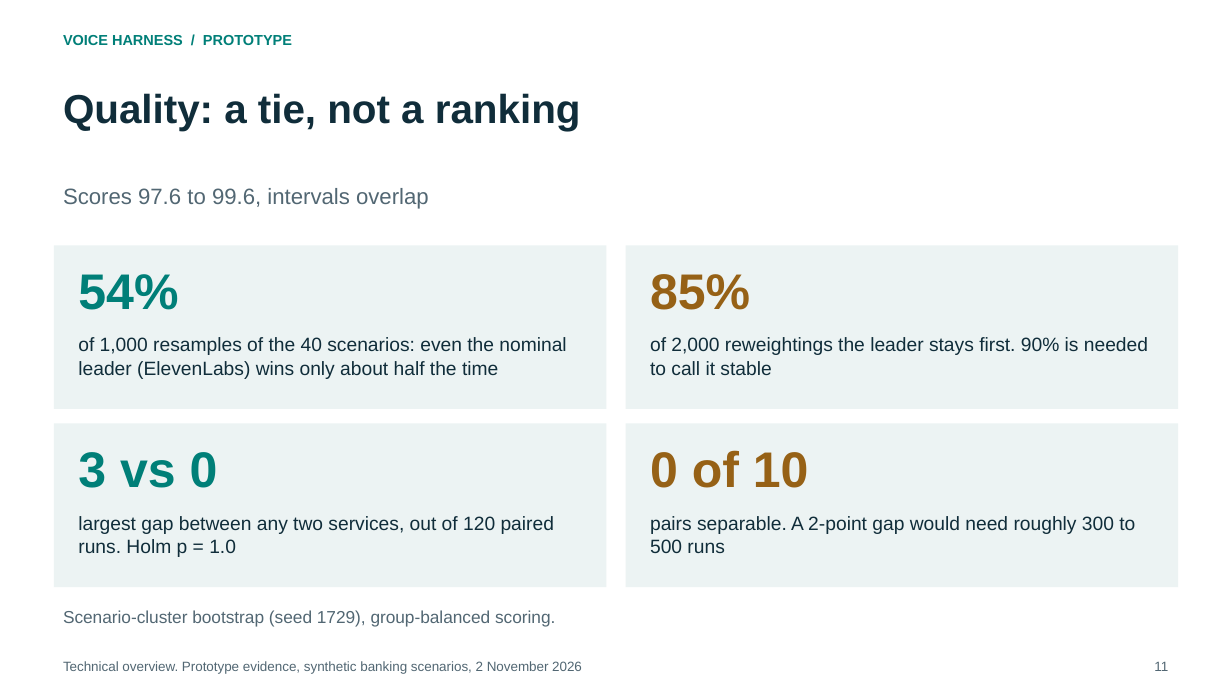
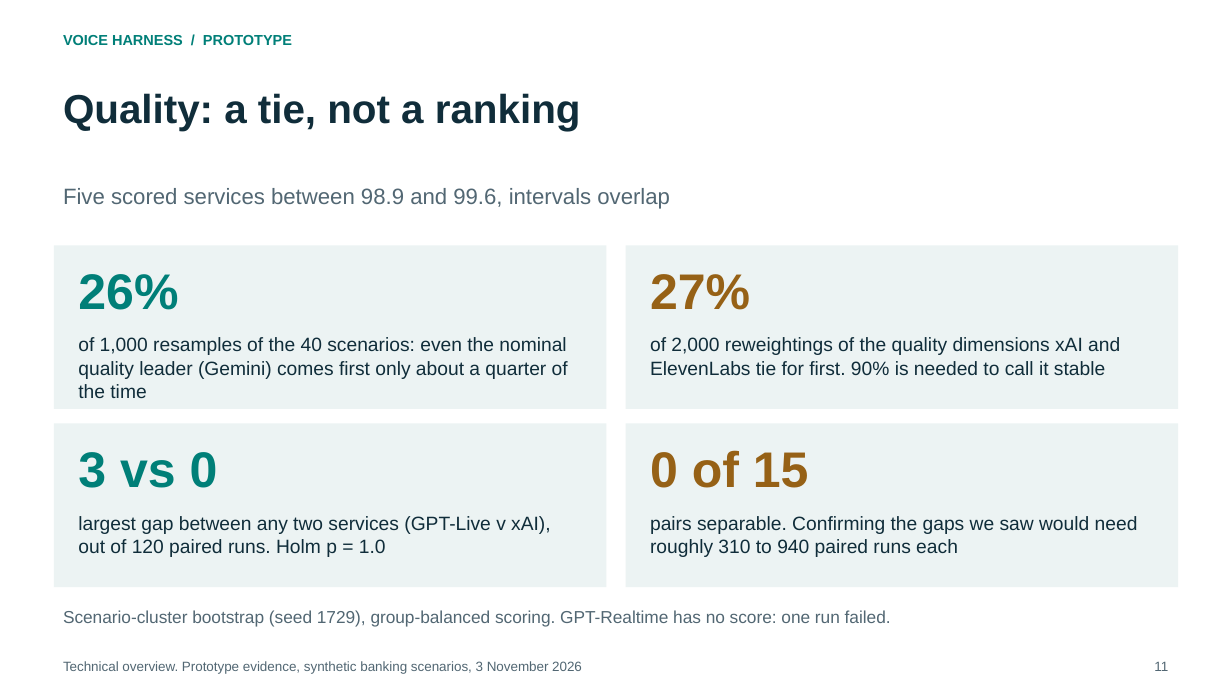
Before and after one commit to Ready2k/Voice_harness, a slide deck: slide 11 of output/consulting-2026-10-31/deliverables/Voice-Harness-Technical-Overview.pptx. Drawn at 1232x693 pixels with LibreOffice and Linux fonts; fonts in the diff are those of the drawing. Boxes give left, top, right and bottom in pixels: in the first picture for what was removed or moved away, otherwise in the second. Text is boxed around its words. In the diff, an @@ line names an element or a change of style, - is before the commit and + after.

```diff
--- a/output/consulting-2026-10-31/deliverables/Voice-Harness-Technical-Overview.pptx
+++ b/output/consulting-2026-10-31/deliverables/Voice-Harness-Technical-Overview.pptx
@@ text at <box>63,188,670,209</box>: text changed @@
-Scores 97.6 to 99.6, intervals overlap
+Five scored services between 98.9 and 99.6, intervals overlap
@@ text at <box>78,274,178,310</box>: text changed @@
-54%
+26%
@@ text at <box>650,274,750,310</box>: text changed @@
-85%
+27%
@@ text at <box>78,337,568,398</box>: text changed @@
-of 1,000 resamples of the 40 scenarios: even the nominal leader (ElevenLabs) wins only about half the time
+of 1,000 resamples of the 40 scenarios: even the nominal quality leader (Gemini) comes first only about a quarter of the time
@@ text at <box>650,337,1120,375</box>: text changed @@
-of 2,000 reweightings the leader stays first. 90% is needed to call it stable
+of 2,000 reweightings of the quality dimensions xAI and ElevenLabs tie for first. 90% is needed to call it stable
@@ text at <box>650,450,809,488</box>: text changed @@
-0 of 10
+0 of 15
@@ text at <box>78,516,551,557</box>: text changed @@
-largest gap between any two services, out of 120 paired runs. Holm p = 1.0
+largest gap between any two services (GPT-Live v xAI), out of 120 paired runs. Holm p = 1.0
@@ text at <box>650,516,1138,557</box>: text changed @@
-pairs separable. A 2-point gap would need roughly 300 to 500 runs
+pairs separable. Confirming the gaps we saw would need roughly 310 to 940 paired runs each
@@ text at <box>63,610,891,627</box>: text changed @@
-Scenario-cluster bootstrap (seed 1729), group-balanced scoring.
+Scenario-cluster bootstrap (seed 1729), group-balanced scoring. GPT-Realtime has no score: one run failed.
@@ text at <box>63,661,582,674</box>: text changed @@
-Technical overview. Prototype evidence, synthetic banking scenarios, 2 November 2026
+Technical overview. Prototype evidence, synthetic banking scenarios, 3 November 2026
```
Also in this commit, not shown: 13 other slides changed, 29 other files.
